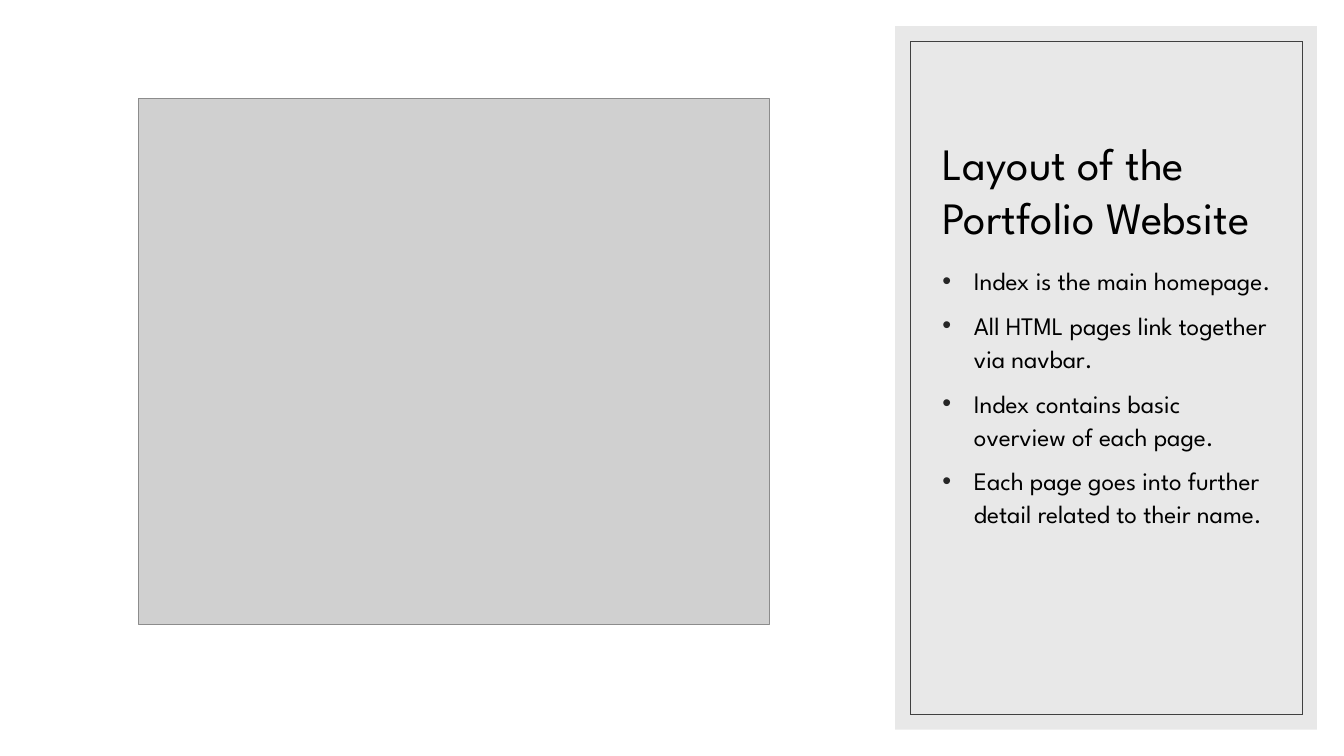
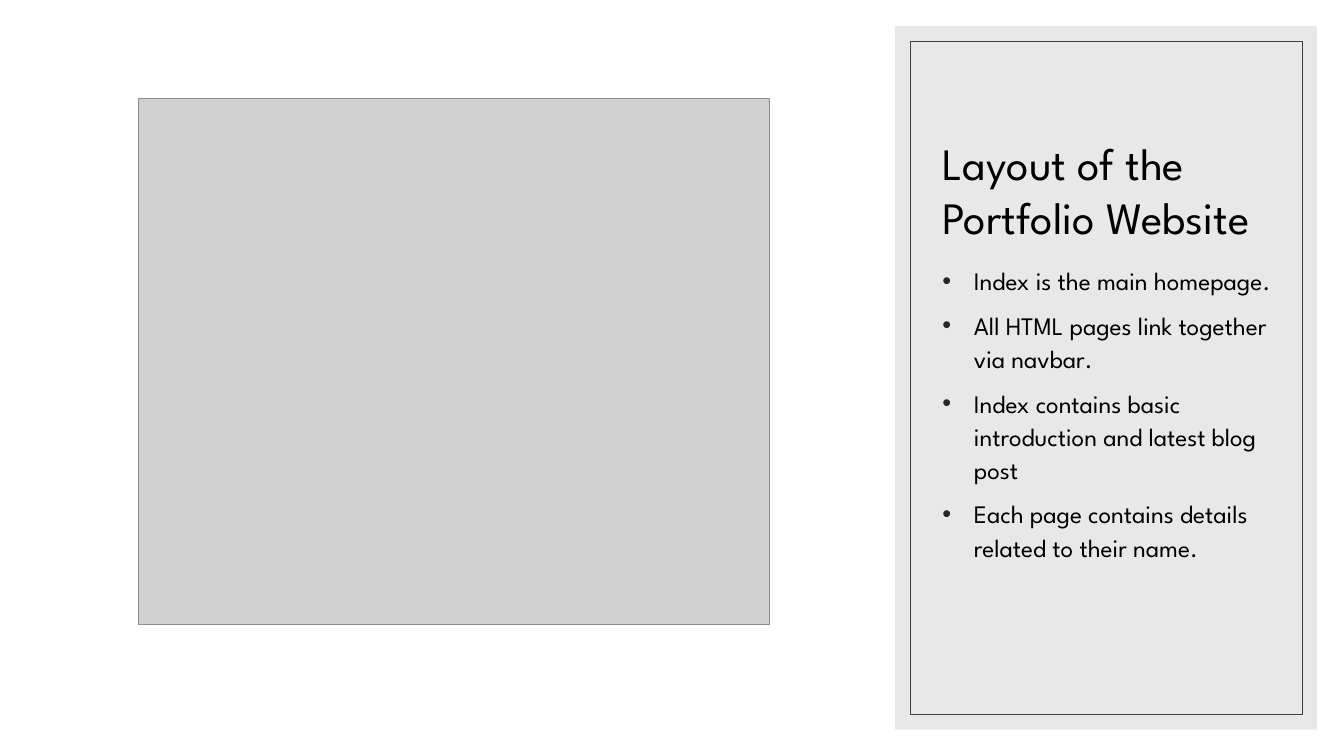
Before and after one commit to wSwanepoel199/WillemSwanepoel_T1A2, a slide deck: slide 4 of ppt/Portfolio.pptx. Drawn at 1344x756 pixels with LibreOffice and Linux fonts; fonts in the diff are those of the drawing; grey boxes stand for pictures. Boxes give left, top, right and bottom in pixels: in the first picture for what was removed or moved away, otherwise in the second. Text is boxed around its words. In the diff, an @@ line names an element or a change of style, - is before the commit and + after.

```diff
--- a/ppt/Portfolio.pptx
+++ b/ppt/Portfolio.pptx
@@ text at [974,395,1256,558]: text changed @@
-• Index contains basic overview of each page.
-• Each page goes into further detail related to their name.
+• Index contains basic introduction and latest blog post
+• Each page contains details related to their name.
```
Also in this commit, not shown: 11 slides added.
